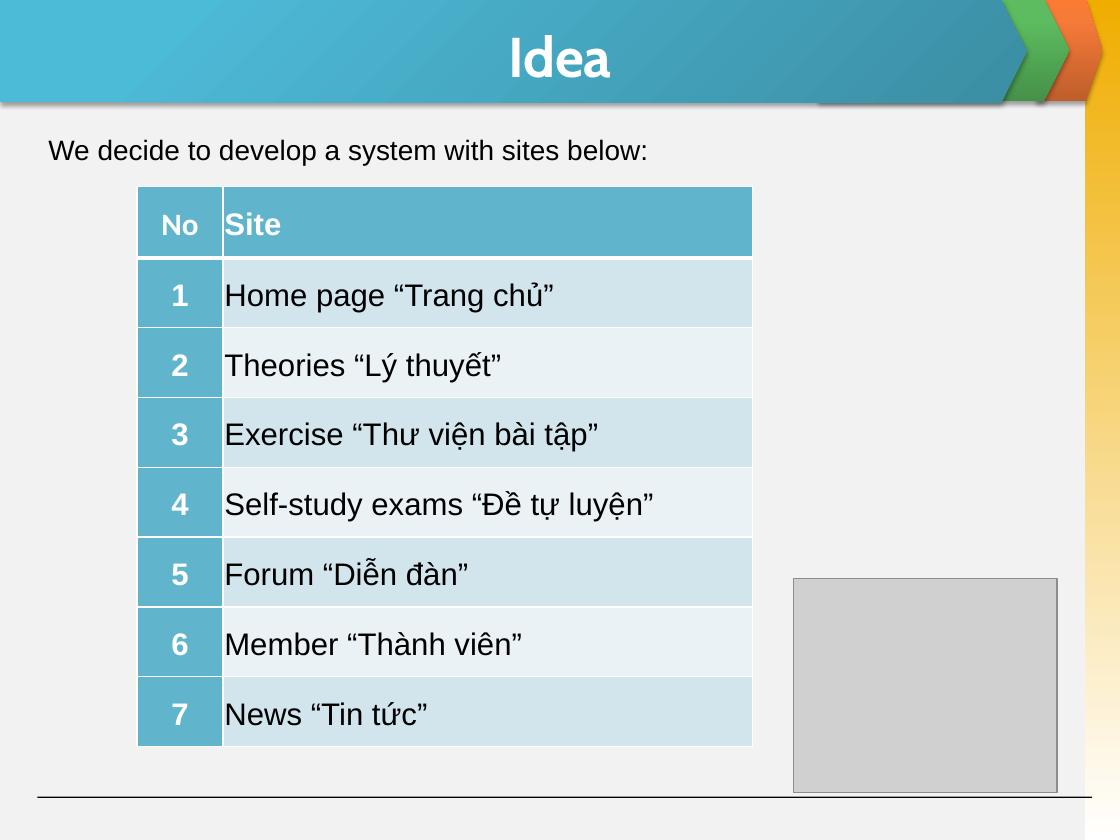
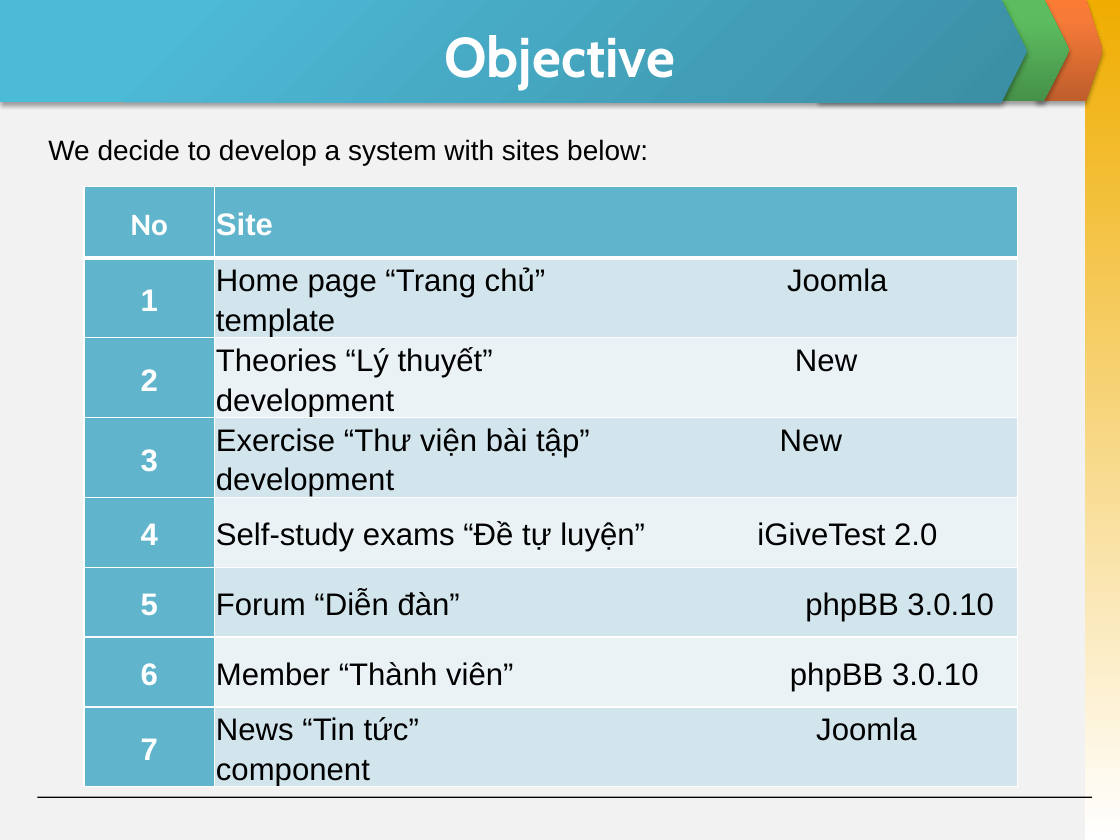
Before and after one commit to skyview059/e-learning-website, a slide deck: slide 9 of Document/Final report/Slide Present E-Learning.pptx. Drawn at 1120x840 pixels with LibreOffice and Linux fonts; fonts in the diff are those of the drawing; grey boxes stand for pictures. Boxes give left, top, right and bottom in pixels: in the first picture for what was removed or moved away, otherwise in the second. Text is boxed around its words. In the diff, an @@ line names an element or a change of style, - is before the commit and + after.

```diff
--- a/Document/Final report/Slide Present E-Learning.pptx
+++ b/Document/Final report/Slide Present E-Learning.pptx
@@ title at box(445, 35, 675, 89): text changed @@
-Idea
+Objective
@@ table at box(84, 187, 1018, 790) @@
-row 2, column 2: Home page “Trang chủ”
+row 2, column 2: Home page “Trang chủ” Joomla template
-row 3, column 2: Theories “Lý thuyết”
+row 3, column 2: Theories “Lý thuyết” New development
-row 4, column 2: Exercise “Thư viện bài tập”
+row 4, column 2: Exercise “Thư viện bài tập” New development
-row 5, column 2: Self-study exams “Đề tự luyện”
+row 5, column 2: Self-study exams “Đề tự luyện” iGiveTest 2.0
-row 6, column 2: Forum “Diễn đàn”
+row 6, column 2: Forum “Diễn đàn” phpBB 3.0.10
-row 7, column 2: Member “Thành viên”
+row 7, column 2: Member “Thành viên” phpBB 3.0.10
-row 8, column 2: News “Tin tức”
+row 8, column 2: News “Tin tức” Joomla component
@@ table: place and size @@
-table at box(137, 187, 753, 747)
+table at box(84, 187, 1018, 790)
@@ picture removed at box(793, 579, 1056, 793) @@
```
Also in this commit, not shown: 11 other slides changed, 3 slides added, 3 slides removed.
